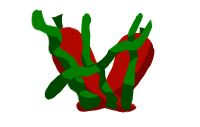
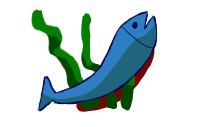
Comparing the layer stacks of the two w=200, h=127 images. Changes:
added group "Fish" with 4 layers above "Alga" over left=37, top=10, right=158, bottom=113
added layer "lines 1" in group "Fish" over left=37, top=10, right=158, bottom=113
added layer "color 1" in group "Fish" over left=37, top=10, right=158, bottom=113
added layer "lines 2" in group "Fish" over left=37, top=10, right=158, bottom=113
added layer "color 2" in group "Fish" over left=37, top=10, right=158, bottom=113
